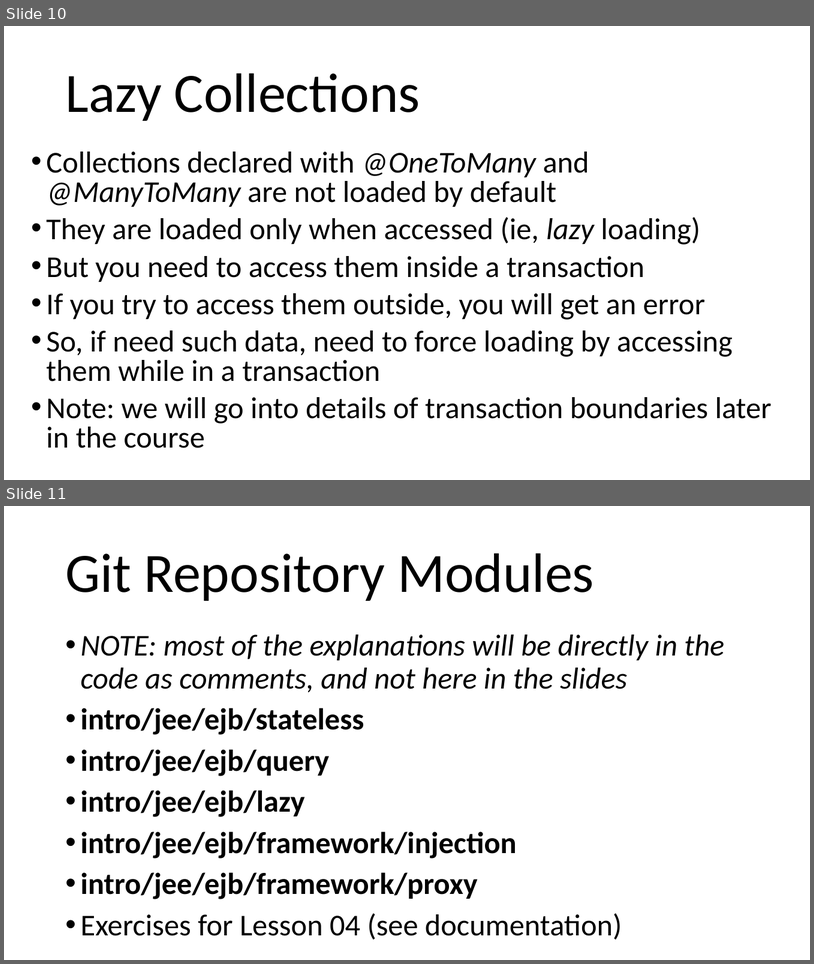
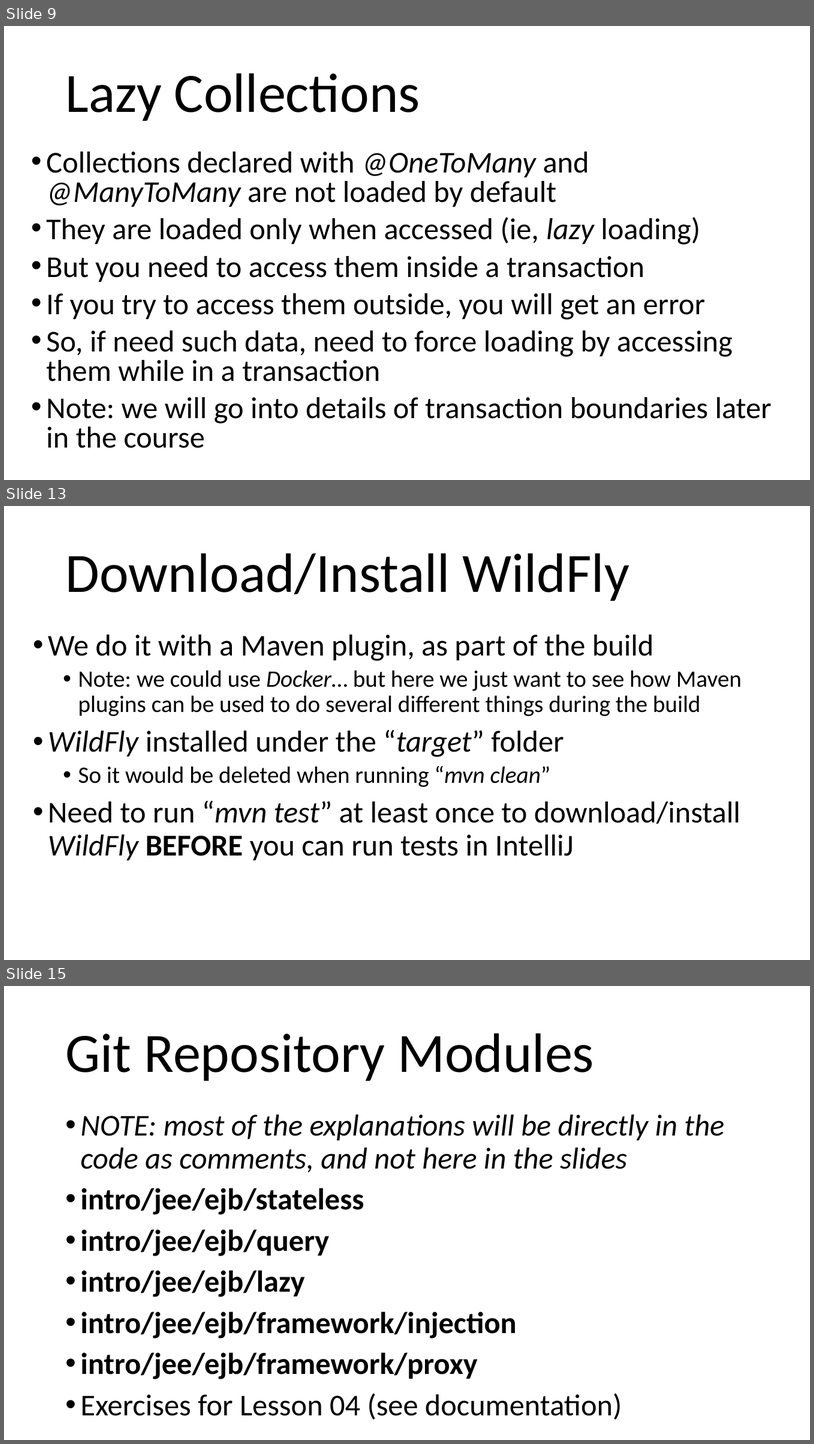
Before and after one commit to arcuri82/testing_security_development_enterprise_systems, a slide deck: doc/intro/slides/lesson_04_ejb.pptx. Shown one above the other, each under a label of ours: slides 10 and 11 before the commit, slides 9, 13 and 15 after it; the slides between them are not shown. The pictures are 814x964 and 814x1444 pixels, drawn with LibreOffice and Linux fonts; fonts in the diff are those of the drawing. Boxes give left, top, right and bottom in pixels: in the first picture for what was removed or moved away, otherwise in the second. Text is boxed around its words. In the diff, an @@ line names an element or a change of style, - is before the commit and + after.

```diff
--- a/doc/intro/slides/lesson_04_ejb.pptx
+++ b/doc/intro/slides/lesson_04_ejb.pptx
@@ slide 13 added at box(4, 506, 810, 960), background #FFFFFF @@
@@ title added at box(65, 553, 630, 601), 66 pt, text #000000 @@
+Download/Install WildFly
@@ text added at box(48, 634, 742, 860), 36 pt, text #000000 @@
+• We do it with a Maven plugin, as part of the build
+  • Note: we could use Docker… but here we just want to see how Maven plugins can be used to do several different things during the build
+• WildFly installed under the “target” folder
+  • So it would be deleted when running “mvn clean”
+• Need to run “mvn test” at least once to download/install WildFly BEFORE you can run tests in IntelliJ
@@ what was slide 10 is now slide 9 @@
@@ what was slide 11 is now slide 15 @@
```
Also in this commit, not shown: 2 slides changed, 4 other slides added, 1 slide removed, 4 other files.
